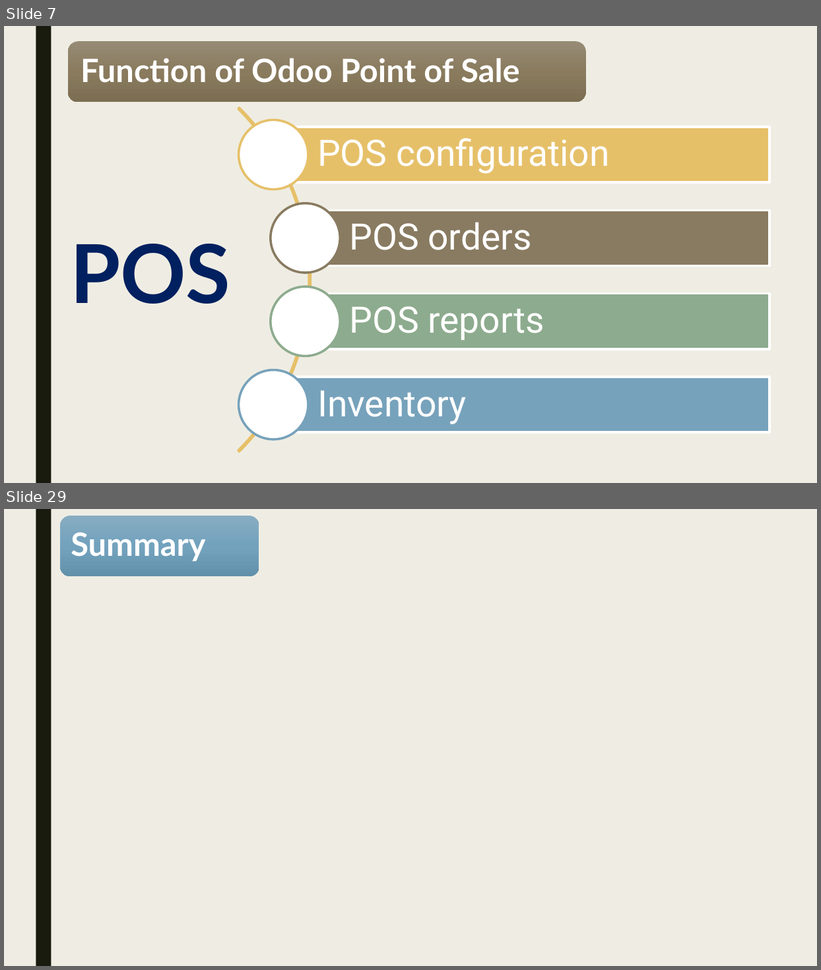
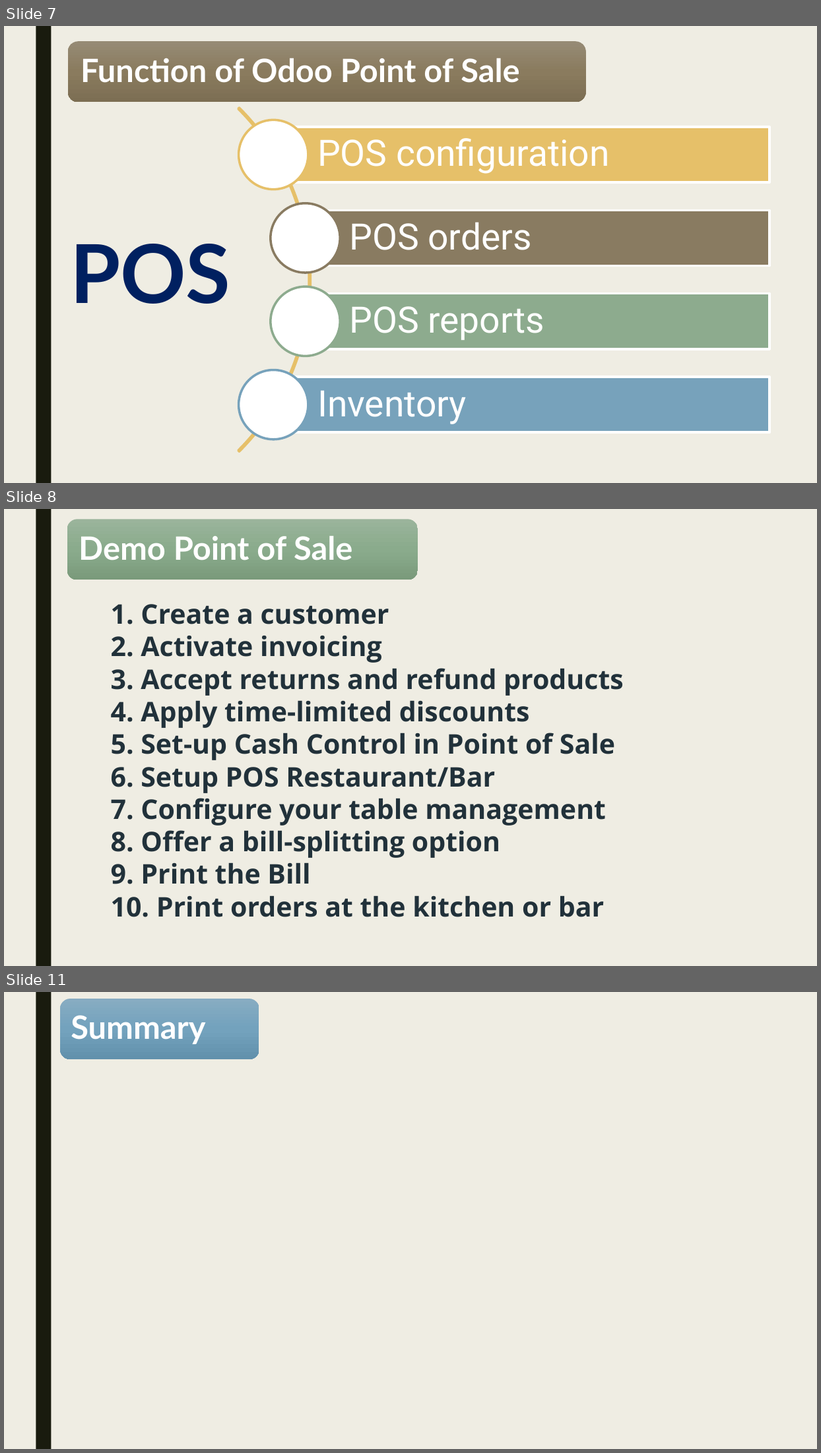
Before and after one commit to PhuocThinh/OdooDocument, a slide deck: POS REPORT.pptx. Shown one above the other, each under a label of ours: slides 7 and 29 before the commit, slides 7, 8 and 11 after it; the slides between them are not shown. The pictures are 821x970 and 821x1453 pixels, drawn with LibreOffice and Linux fonts; fonts in the diff are those of the drawing. Boxes give left, top, right and bottom in pixels: in the first picture for what was removed or moved away, otherwise in the second. Text is boxed around its words. In the diff, an @@ line names an element or a change of style, - is before the commit and + after.

```diff
--- a/POS REPORT.pptx
+++ b/POS REPORT.pptx
@@ slide 8 added at [4,509,817,966], background #EFEDE3; not listed: 1 template element that a slide beside it also shows @@
@@ rounded rectangle added at [67,520,418,580], fill gradient #9BB59B to #8CAC8D to #7A9B7B @@
@@ text added at [79,536,352,560], 38 pt, text #FFFFFF, bold @@
+Demo Point of Sale
@@ text added at [111,604,624,918], 32 pt, text #21313A, bold @@
+1. Create a customer
+2. Activate invoicing
+3. Accept returns and refund products
+4. Apply time-limited discounts
+5. Set-up Cash Control in Point of Sale
+6. Setup POS Restaurant/Bar
+7. Configure your table management
+8. Offer a bill-splitting option
+9. Print the Bill
+10. Print orders at the kitchen or bar
@@ what was slide 29 is now slide 11 @@
```
Also in this commit, not shown: 1 slide changed, 1 other slide added, 20 slides removed, 1 other file.
